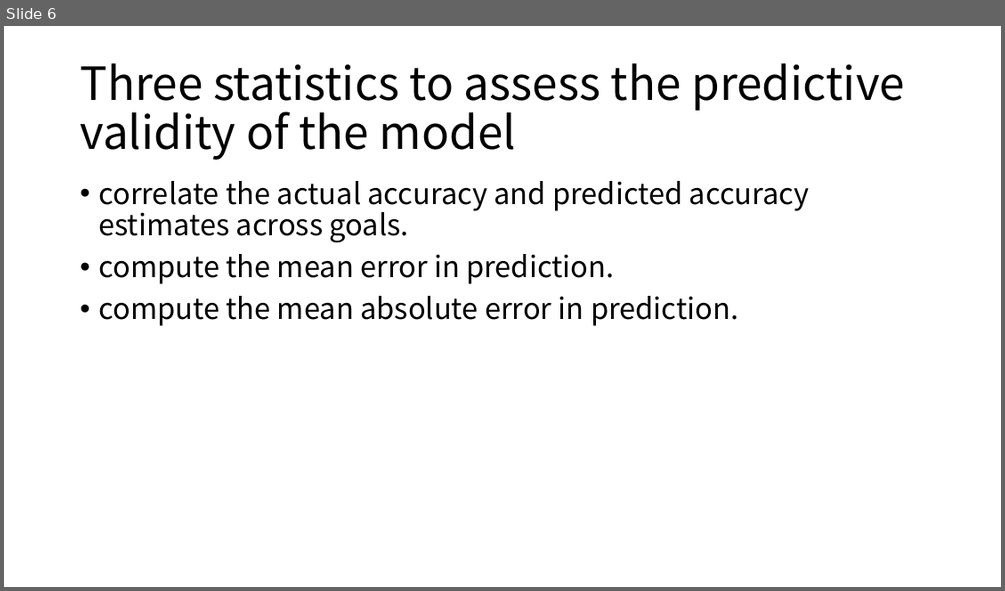
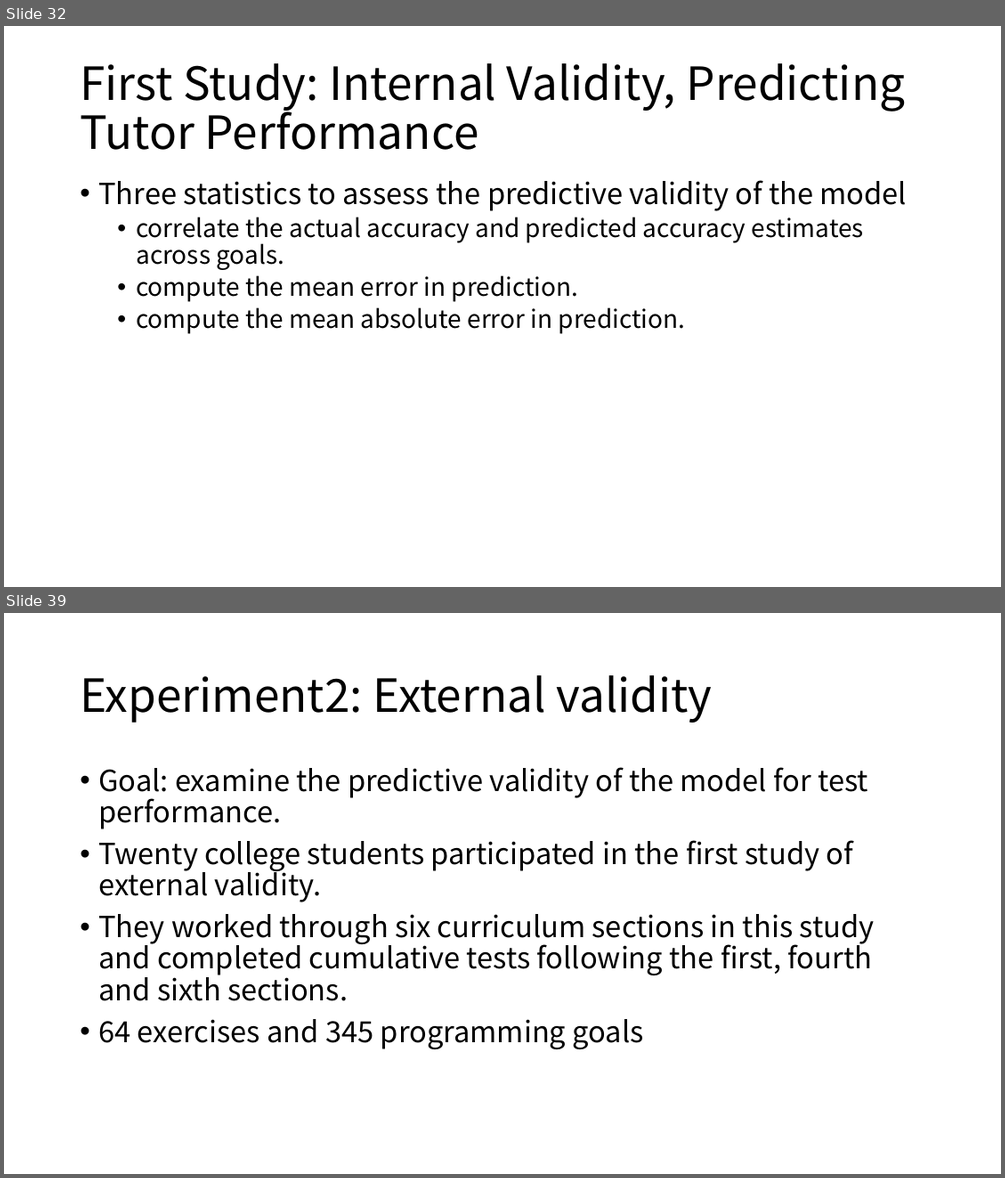
Before and after one commit to cloudspurs/klz, a slide deck: computer_science/statistics/model/hmm/bkt/papers/knowledge_tracing_modeling_the_acquisition_of_procedural_knowledge.pptx. Shown one above the other, each under a label of ours: slide 6 before the commit, slides 32 and 39 after it; the slides between them are not shown. The pictures are 1005x591 and 1005x1178 pixels, drawn with LibreOffice and Linux fonts; fonts in the diff are those of the drawing. Boxes give left, top, right and bottom in pixels: in the first picture for what was removed or moved away, otherwise in the second. Text is boxed around its words. In the diff, an @@ line names an element or a change of style, - is before the commit and + after.

```diff
--- a/computer_science/statistics/model/hmm/bkt/papers/knowledge_tracing_modeling_the_acquisition_of_procedural_knowledge.pptx
+++ b/computer_science/statistics/model/hmm/bkt/papers/knowledge_tracing_modeling_the_acquisition_of_procedural_knowledge.pptx
@@ slide 39 added at <box>4,613,1001,1174</box>, background #FFFFFF @@
@@ title added at <box>80,675,712,722</box>, 44 pt, text #000000 @@
+Experiment2: External validity
@@ text added at <box>98,767,874,1049</box>, 28 pt, text #000000 @@
+• Goal: examine the predictive validity of the model for test performance.
+• Twenty college students participated in the first study of external validity.
+• They worked through six curriculum sections in this study and completed cumulative tests following the first, fourth and sixth sections.
+• 64 exercises and 345 programming goals
@@ what was slide 6 is now slide 32 @@
@@ slide 32 changed as well @@
@@ title at <box>80,63,906,150</box>: text changed @@
-Three statistics to assess the predictive validity of the model
+First Study: Internal Validity, Predicting Tutor Performance
@@ text at <box>98,180,907,211</box>: paragraph added @@
+• Three statistics to assess the predictive validity of the model
@@ text at <box>136,216,864,334</box>: size 28 to 24 pt in "correlate the actual accuracy and predicted accuracy ...", "compute the mean error in prediction.", "compute the mean absolute error in prediction."; list level 1 to 2 in "correlate the actual accuracy and ..."; list level 1 to 2 in "compute the mean error in ..."; list level 1 to 2 in "compute the mean absolute error ..." @@
```
Also in this commit, not shown: 5 other slides changed, 34 other slides added, 4 other files.
